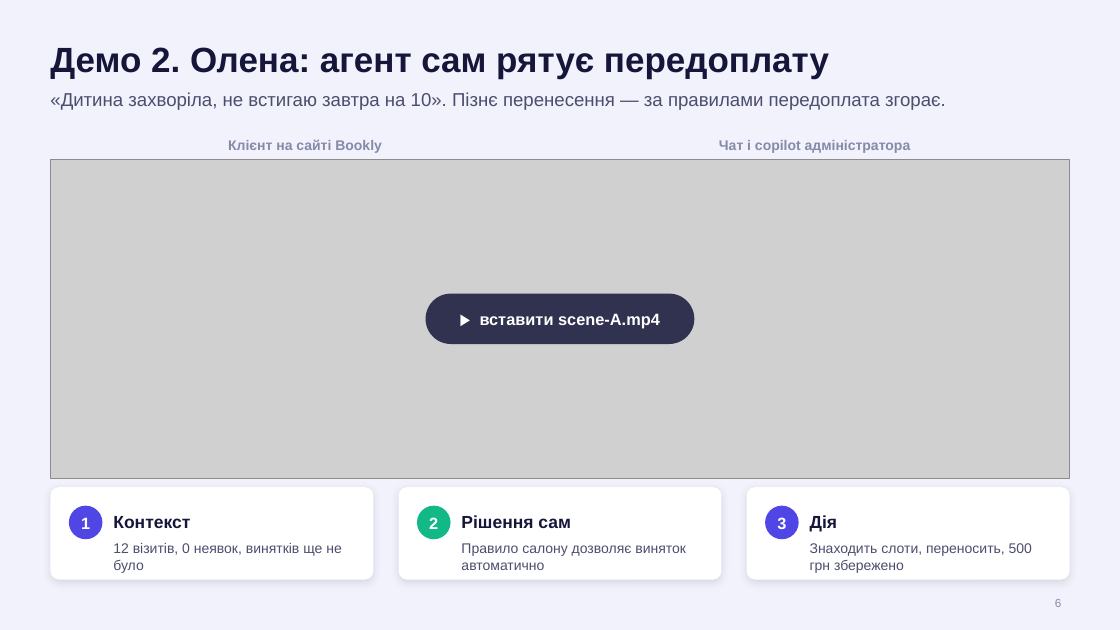
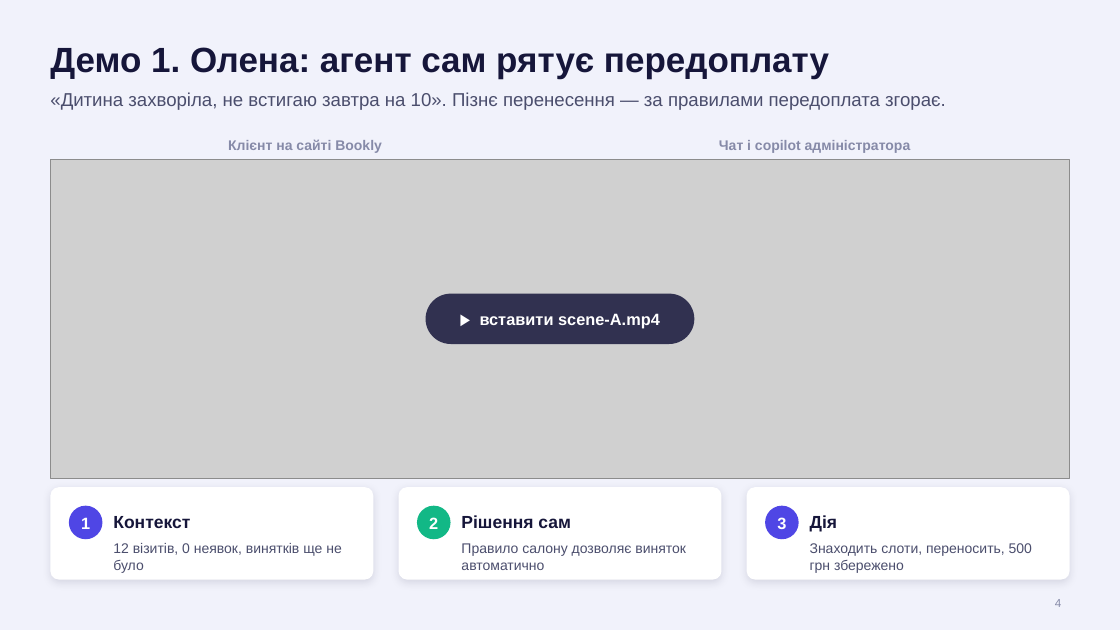
Before and after one commit to redrembo24680/polytech_hack, a slide deck: slide 4 of presentation/Bookly-pitch.pptx (slide 6 before the commit). Drawn at 1120x630 pixels with LibreOffice and Linux fonts; fonts in the diff are those of the drawing; grey boxes stand for pictures. Boxes give left, top, right and bottom in pixels: in the first picture for what was removed or moved away, otherwise in the second. Text is boxed around its words. In the diff, an @@ line names an element or a change of style, - is before the commit and + after.

```diff
--- a/presentation/Bookly-pitch.pptx
+++ b/presentation/Bookly-pitch.pptx
@@ title at (x1=50, y1=47, x2=829, y2=79): text changed @@
-Демо 2. Олена: агент сам рятує передоплату
+Демо 1. Олена: агент сам рятує передоплату
```
Also in this commit, not shown: 3 other slides changed, 1 slide added, 4 slides removed, 2 other files.
